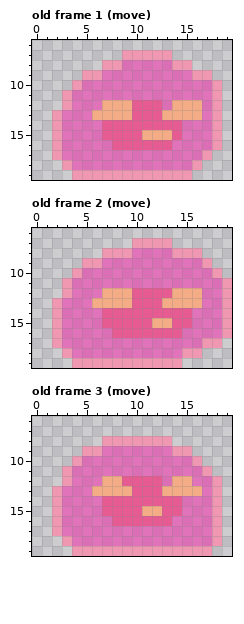
A pixel-art file gets an edit: Assets/Art/Player/slime.aseprite. Above is the file before it was changed.
20x20 pixels, 56 frames. Shown: old frame 1 (move): x 0..19, y 6..19; old frame 2 (move): x 0..19, y 6..19; old frame 3 (move): x 0..19, y 6..19. The commit also changed other frames, which this record leaves out.
After:
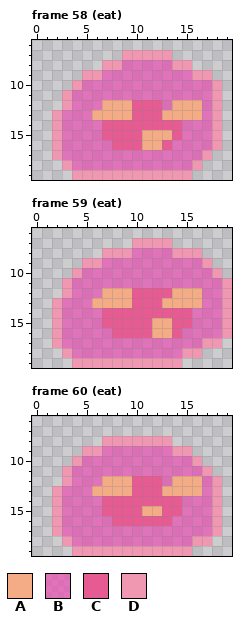
Palette (. is transparent): A #f4ac86  B #e84db0b3  C #e65b92  D #f097b1
A new or re-ordered frame is compared with the old frame closest to it.
Commit message: fixed animations oopsies
From old to new:
{"change": "frames 56 -> 69"}
{"change": "frames re-ordered"}
{"where": "frame 58 (eat) against old frame 1 (move), layer \"face\""}
{"frame":58,"y":16,"x":11,"old":"CC","new":"AA"}
{"where": "frame 59 (eat) against old frame 2 (move), layer \"face\""}
{"frame":59,"y":16,"x":12,"old":"CC","new":"AA"}
{"where": "frame 60 (eat) is new; against old frame 3 (move), layers \"face\", \"outline\""}
{"frame":60,"y":12,"x":9,"old":"C","new":"A"}
{"frame":60,"y":12,"x":16,"old":"B","new":"A"}
{"frame":60,"y":18,"x":16,"old":"BBD","new":"DD."}
{"frame":60,"y":19,"x":16,"old":"DD","new":".."}
{"label":"changed","picture_box":[142,140,162,150]}
{"label":"changed","picture_box":[152,328,172,338]}
{"label":"changed","picture_box":[122,476,132,486]}
{"label":"changed","picture_box":[192,476,202,486]}
{"label":"changed","picture_box":[192,536,222,556]}
